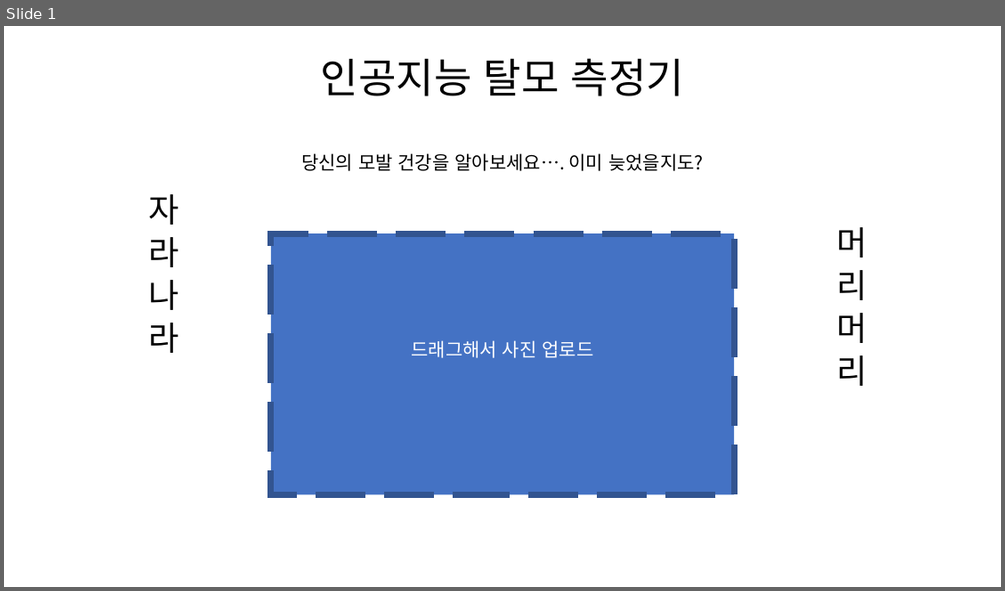
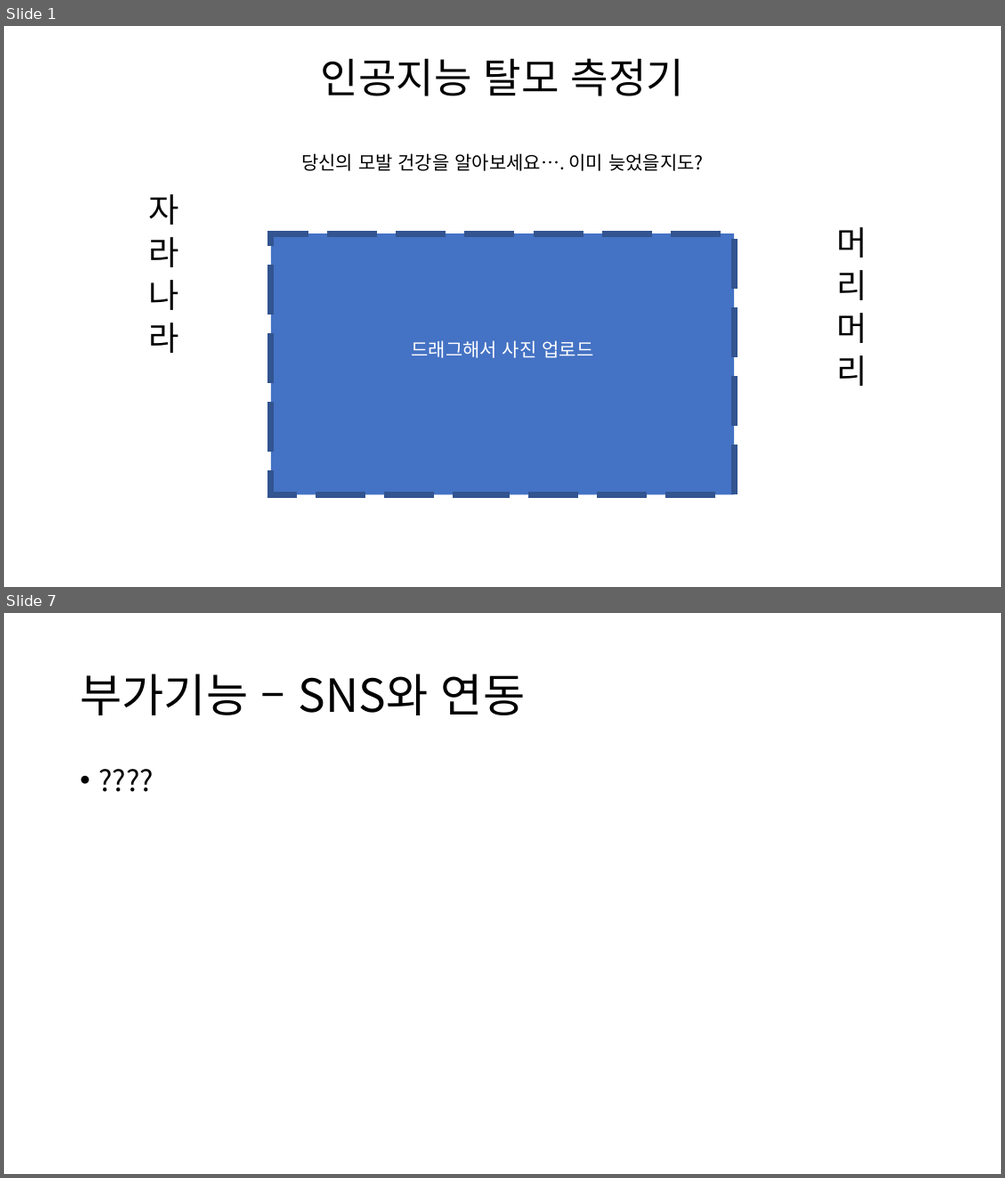
Before and after one commit to Teachable-Machine/OSS_Project, a slide deck: Frontend/design/OSS_project_design.pptx. Shown one above the other, each under a label of ours: slide 1 before the commit, slides 1 and 7 after it; the slides between them are not shown. The pictures are 1005x591 and 1005x1178 pixels, drawn with LibreOffice and Linux fonts; fonts in the diff are those of the drawing. Boxes give left, top, right and bottom in pixels: in the first picture for what was removed or moved away, otherwise in the second. Text is boxed around its words. In the diff, an @@ line names an element or a change of style, - is before the commit and + after.

```diff
--- a/Frontend/design/OSS_project_design.pptx
+++ b/Frontend/design/OSS_project_design.pptx
@@ slide 7 added at bbox=[4, 613, 1001, 1174], background #FFFFFF @@
@@ title added at bbox=[80, 674, 525, 715], 44 pt, text #000000 @@
+부가기능 – SNS와 연동
@@ text added at bbox=[73, 763, 933, 1119], 28 pt, text #000000 @@
+• ????
```
Also in this commit, not shown: 3 slides changed, 2 other slides added.
